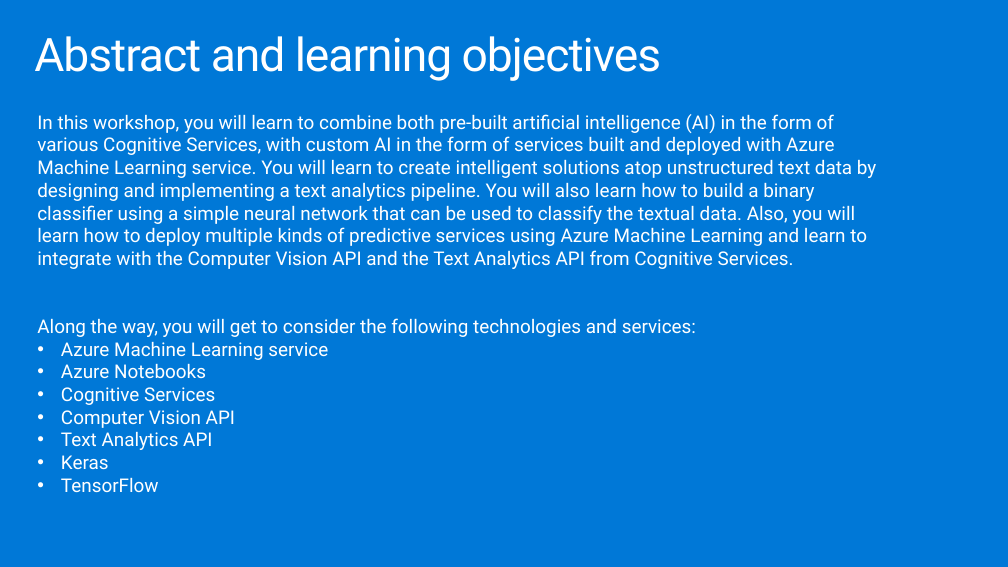
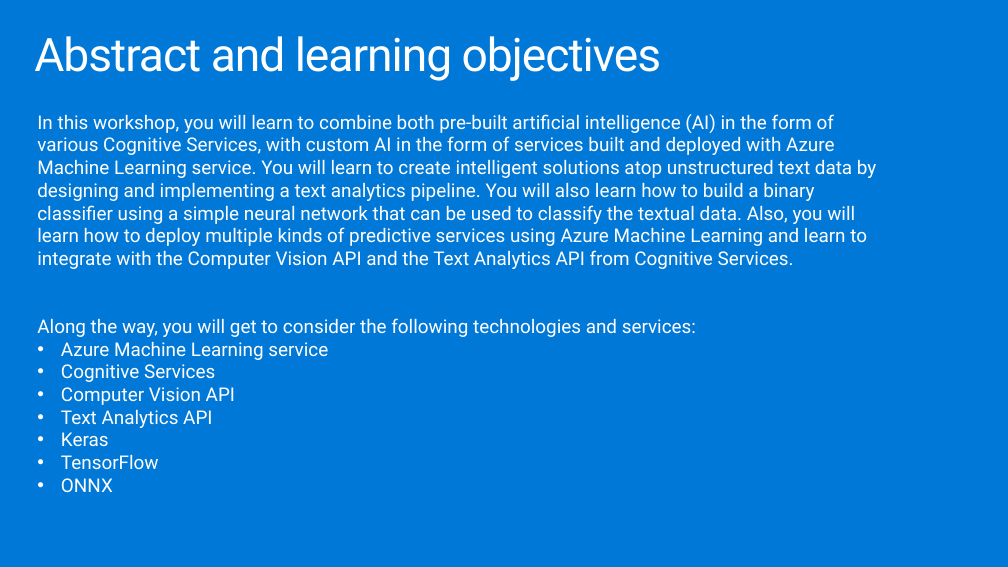
Before and after one commit to microsoft/MCW-Analyzing-text-with-Azure-Machine-Learning-and-Cognitive-Services, a slide deck: slide 2 of Whiteboard design session/WDS trainer presentation - Cognitive Services and deep learning.pptx. Drawn at 1008x567 pixels with LibreOffice and Linux fonts; fonts in the diff are those of the drawing. Boxes give left, top, right and bottom in pixels: in the first picture for what was removed or moved away, otherwise in the second. Text is boxed around its words. In the diff, an @@ line names an element or a change of style, - is before the commit and + after.

```diff
--- a/Whiteboard design session/WDS trainer presentation - Cognitive Services and deep learning.pptx
+++ b/Whiteboard design session/WDS trainer presentation - Cognitive Services and deep learning.pptx
@@ text at (61,363,206,379): paragraph removed @@
-• Azure Notebooks
@@ text at (61,478,113,492): paragraph added @@
+• ONNX
```
Also in this commit, not shown: 1 other file.
